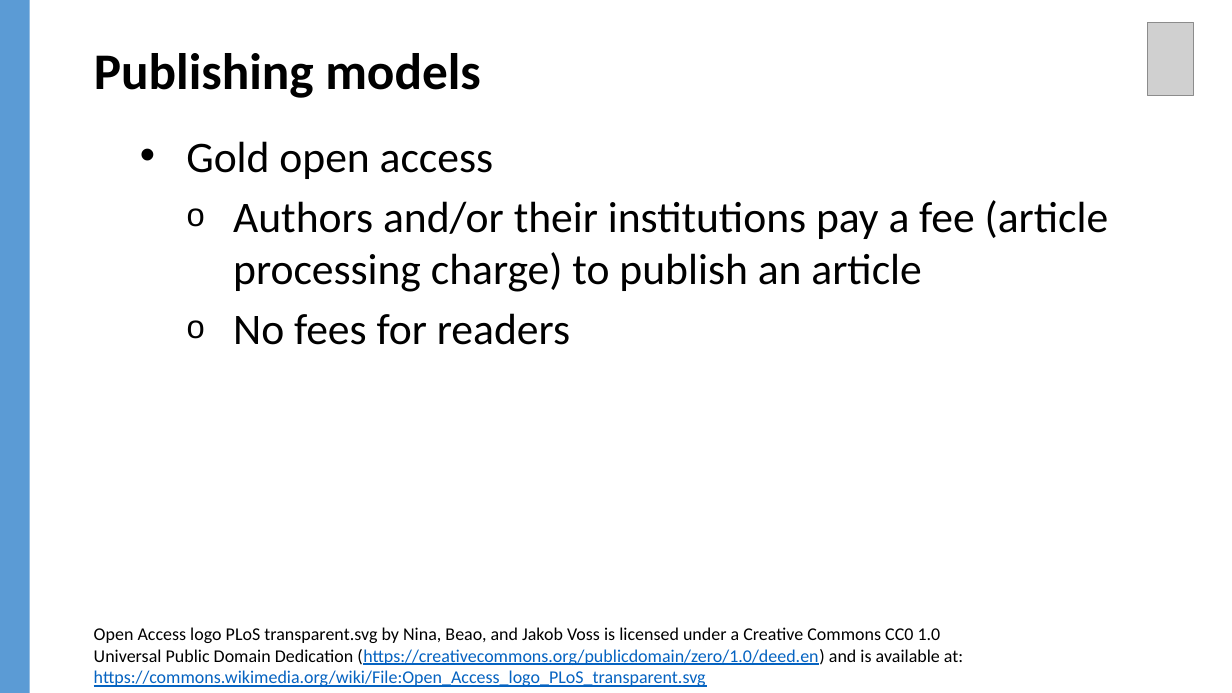
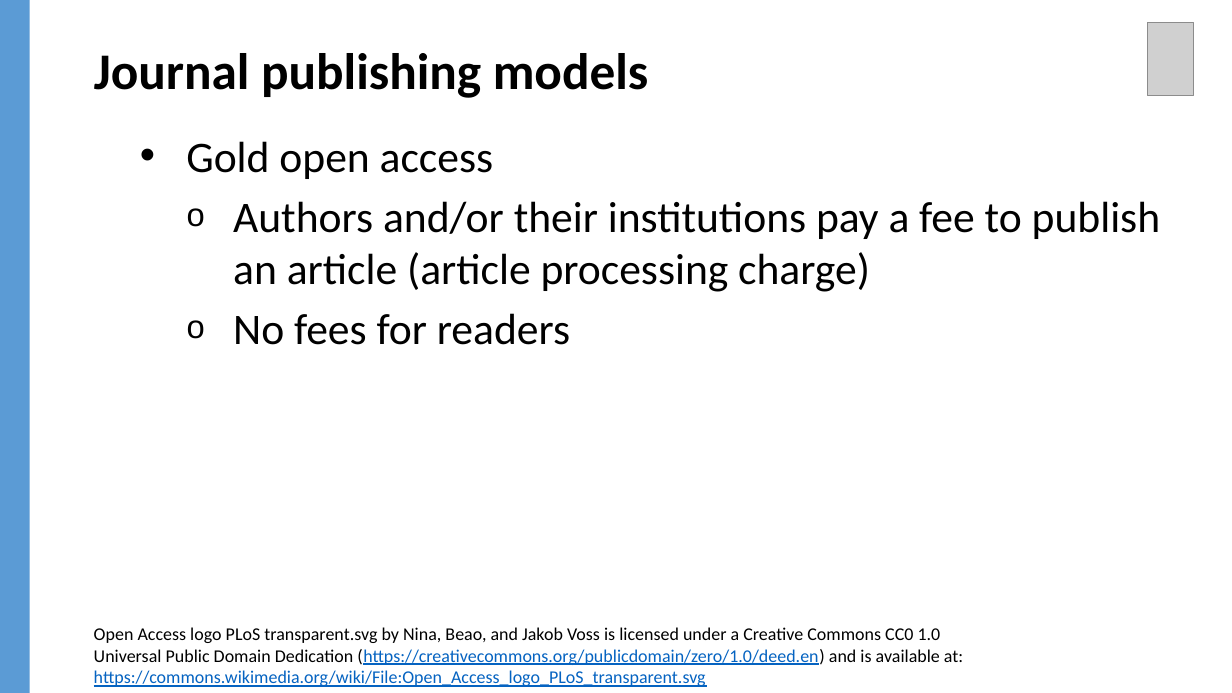
Before and after one commit to jylisadoney/jylisadoney.github.io, a slide deck: slide 12 of media/JylisaDoney_ACRL-ScholarlyCommunicationsCookbook_KeyIngredients.pptx. Drawn at 1232x693 pixels with LibreOffice and Linux fonts; fonts in the diff are those of the drawing; grey boxes stand for pictures; background and template pictures are left out. Boxes give left, top, right and bottom in pixels: in the first picture for what was removed or moved away, otherwise in the second. Text is boxed around its words. In the diff, an @@ line names an element or a change of style, - is before the commit and + after.

```diff
--- a/media/JylisaDoney_ACRL-ScholarlyCommunicationsCookbook_KeyIngredients.pptx
+++ b/media/JylisaDoney_ACRL-ScholarlyCommunicationsCookbook_KeyIngredients.pptx
@@ title at [94, 53, 649, 98]: text changed @@
-Publishing models
+Journal publishing models
@@ text at [233, 201, 1161, 292]: text changed @@
-  o Authors and/or their institutions pay a fee (article processing charge) to publish an article
+  o Authors and/or their institutions pay a fee to publish an article (article processing charge)
```
Also in this commit, not shown: 23 other slides changed, 1 other file.
